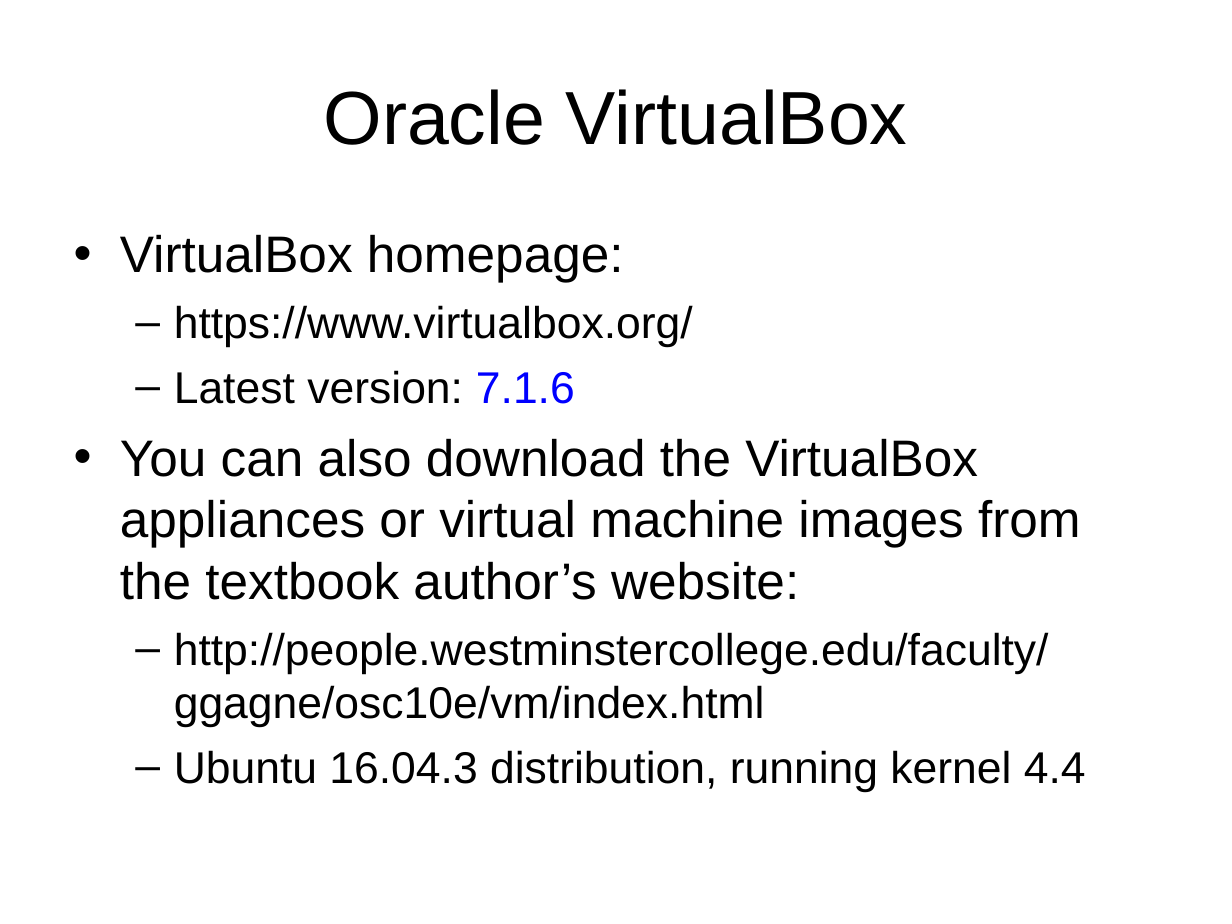
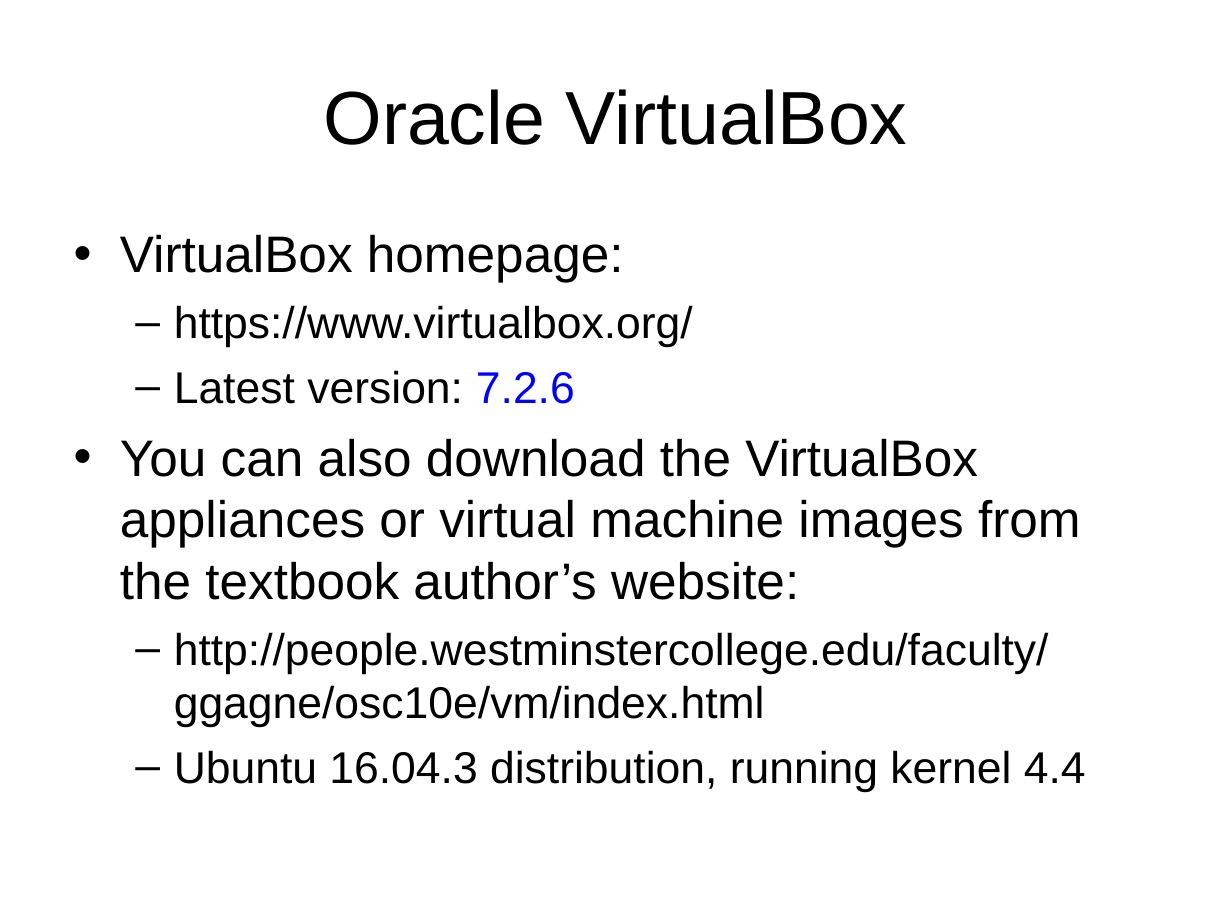
Before and after one commit to chriswjh/chriswjh.github.io, a slide deck: slide 6 of OSu/Ex01.ppt. Drawn at 1232x924 pixels with LibreOffice and Linux fonts; fonts in the diff are those of the drawing. Boxes give left, top, right and bottom in pixels: in the first picture for what was removed or moved away, otherwise in the second. Text is boxed around its words. In the diff, an @@ line names an element or a change of style, - is before the commit and + after.

```diff
--- a/OSu/Ex01.ppt
+++ b/OSu/Ex01.ppt
@@ text at (x1=174, y1=370, x2=575, y2=404): text changed @@
-  – Latest version: 7.1.6
+  – Latest version: 7.2.6
```
Also in this commit, not shown: 3 other slides changed, 2 slides added, 2 slides removed, 1 other file.
